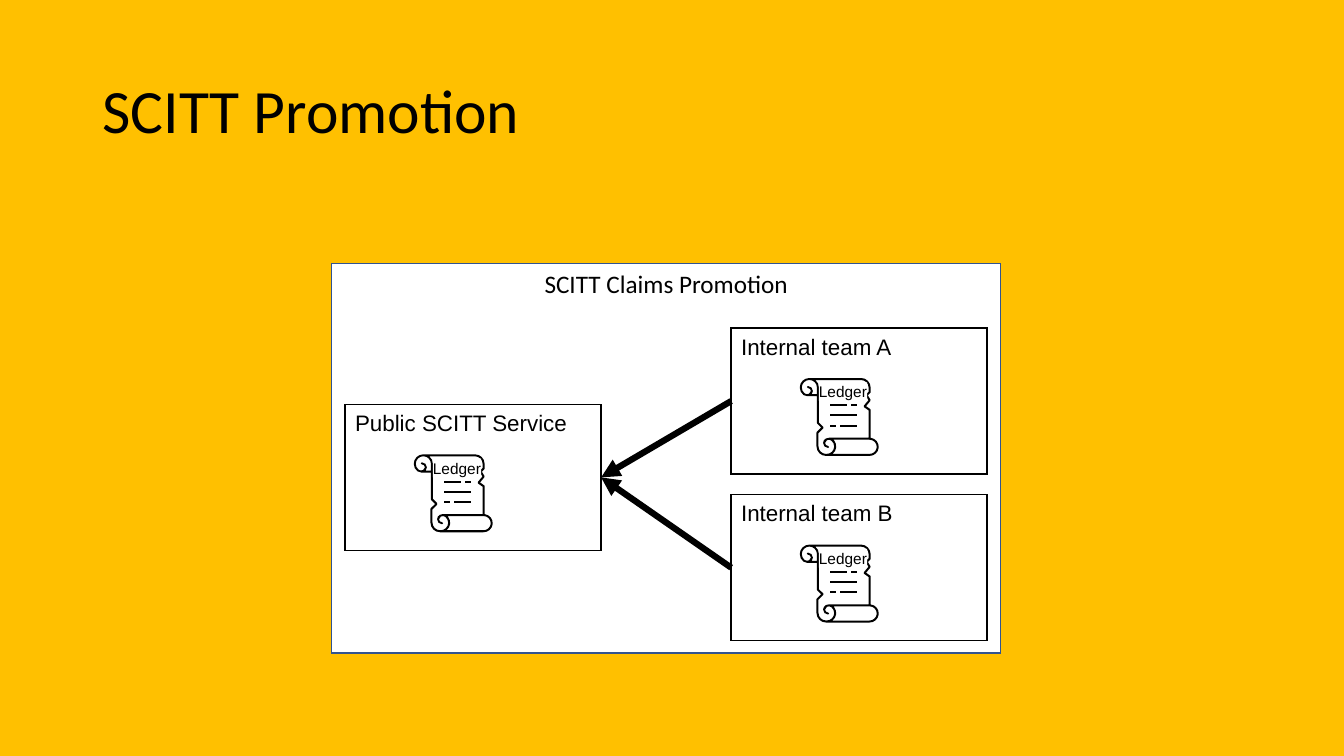
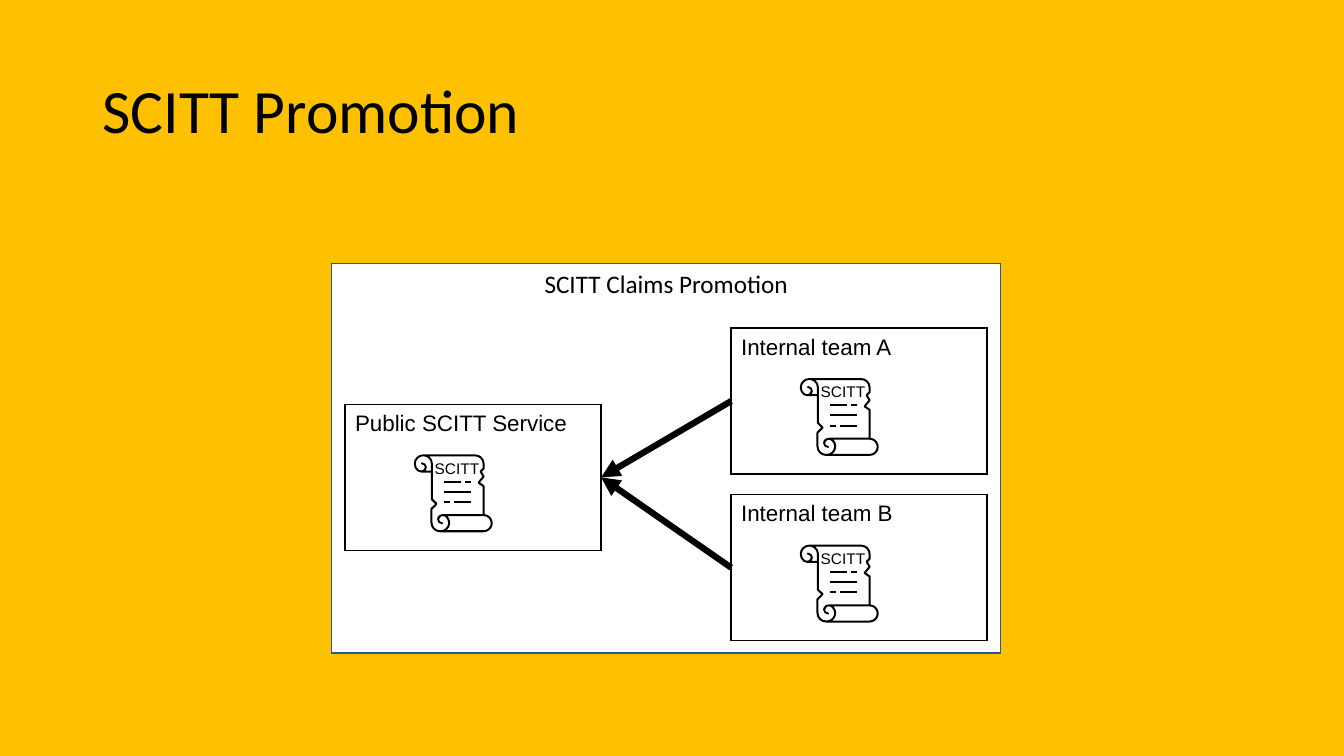
Before and after one commit to ietf-scitt/presentations, a slide deck: slide 14 of assets/scitt-assets.pptx. Drawn at 1344x756 pixels with LibreOffice and Linux fonts; fonts in the diff are those of the drawing. Boxes give left, top, right and bottom in pixels: in the first picture for what was removed or moved away, otherwise in the second. Text is boxed around its words. In the diff, an @@ line names an element or a change of style, - is before the commit and + after.

Commit message:
Add SCITT services to existing registries

```diff
--- a/assets/scitt-assets.pptx
+++ b/assets/scitt-assets.pptx
@@ text in rectangle at <box>821,386,866,397</box>: text changed @@
-Ledger
+SCITT
@@ text in rectangle at <box>435,463,480,474</box>: text changed @@
-Ledger
+SCITT
@@ text in rectangle at <box>821,553,866,564</box>: text changed @@
-Ledger
+SCITT
```
Also in this commit, not shown: 1 other slide changed, 1 slide added.
